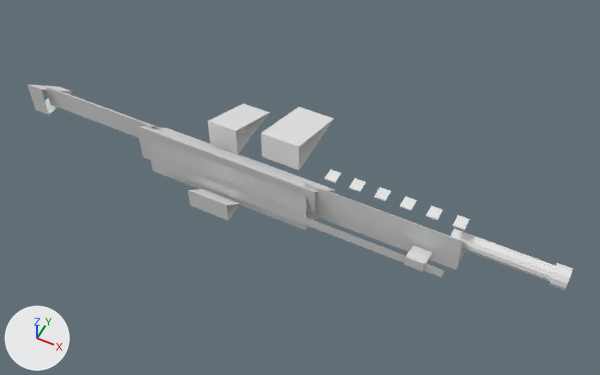
The OBJ model assets/weapons/models/cssbc_m4_sopmod.obj as it was, and as the next commit left it.
Before and after are seen from a 50 mm camera at (2.08, -3.46, 4.25) aimed at (0.32, 0.05, -0.14). Arrows for +X, +Y and +Z are at lower left; the lights stay in place. The picture after the commit comes second. Where no turn or scale is listed for an object, it has been applied to the vertices.

Objects in the first picture: 'Barrel', 'Butt', 'Grip', 'Handguard', 'Mag', 'Muzzle', 'Optic', 'Rail', 'Receiver', 'Sight', 'Stock', 'Trigger', 'Upper', 'VentR', 'VentR.001', 'VentR.002', 'VentR.003', 'VentR.004', 'VentR.005'.
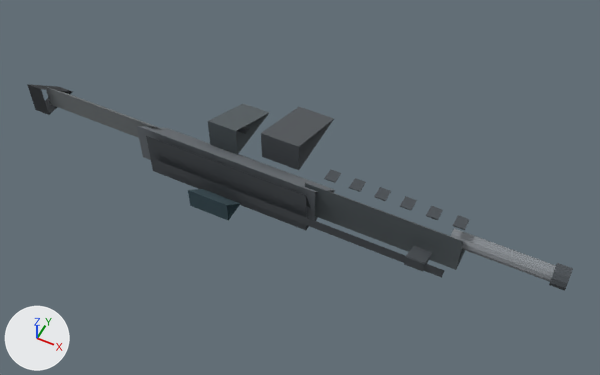
Commit message: Link weapon OBJ material palette

The change, as a list of edits to the scene's bpy script:
```text
Change mat_metal:
    mat_metal.base_color: (0.8, 0.8, 0.8) -> (0.24, 0.26, 0.28)  # white #e7e7e7 -> grey #868b90
Change mat_rubber:
    mat_rubber.base_color: (0.8, 0.8, 0.8) -> (0.035, 0.04, 0.045)  # white #e7e7e7 -> dark grey #35383c
Change mat_polymer:
    mat_polymer.base_color: (0.8, 0.8, 0.8) -> (0.1, 0.12, 0.13)  # white #e7e7e7 -> dark grey #596165
Change mat_magazine:
    mat_magazine.base_color: (0.8, 0.8, 0.8) -> (0.09, 0.1, 0.11)  # white #e7e7e7 -> dark grey #55595d
Change mat_darkmetal:
    mat_darkmetal.base_color: (0.8, 0.8, 0.8) -> (0.07, 0.08, 0.09)  # white #e7e7e7 -> dark grey #4b5055
Change mat_optic:
    mat_optic.base_color: (0.8, 0.8, 0.8) -> (0.04, 0.08, 0.1)  # white #e7e7e7 -> dark cyan #385059
Change mat_receiver:
    mat_receiver.base_color: (0.8, 0.8, 0.8) -> (0.16, 0.18, 0.2)  # white #e7e7e7 -> grey #6f767c
Change mat_stock:
    mat_stock.base_color: (0.8, 0.8, 0.8) -> (0.18, 0.2, 0.21)  # white #e7e7e7 -> grey #767c7e
```

Changed parts and their boxes (x1, y1, x2, y2) in the pictures (600 x 375 px):
'Handguard', recoloured (white to dark grey)
    both: (305, 183, 465, 270)
'Upper', recoloured (white to dark grey)
    both: (146, 136, 311, 230)
'Receiver', recoloured (white to grey)
    both: (137, 126, 335, 221)
'Mag', recoloured (white to dark grey)
    both: (261, 107, 334, 170)
'Rail', recoloured
    both: (152, 158, 445, 278)
'Grip', recoloured (white to dark grey)
    both: (208, 103, 270, 155)
'Barrel', recoloured (white to grey)
    both: (450, 228, 556, 282)
'Stock', recoloured (white to grey)
    both: (45, 87, 161, 138)
'Optic', recoloured (white to dark cyan)
    both: (188, 189, 241, 221)
'Butt', recoloured (white to dark grey)
    both: (27, 84, 73, 115)
'Sight', recoloured (white to dark grey)
    both: (404, 246, 432, 272)
'Muzzle', recoloured (white to dark grey)
    both: (549, 263, 573, 291)
'VentR', recoloured (white to dark grey)
    both: (453, 215, 470, 230)
'VentR.001', recoloured (white to dark grey)
    both: (426, 206, 443, 220)
'VentR.002', recoloured
    both: (400, 196, 417, 211)
'VentR.003', recoloured
    both: (374, 187, 391, 201)
'VentR.004', recoloured
    both: (349, 178, 366, 192)
'VentR.005', recoloured
    both: (324, 169, 341, 183)
'Trigger', recoloured
    both: (237, 126, 250, 134)
